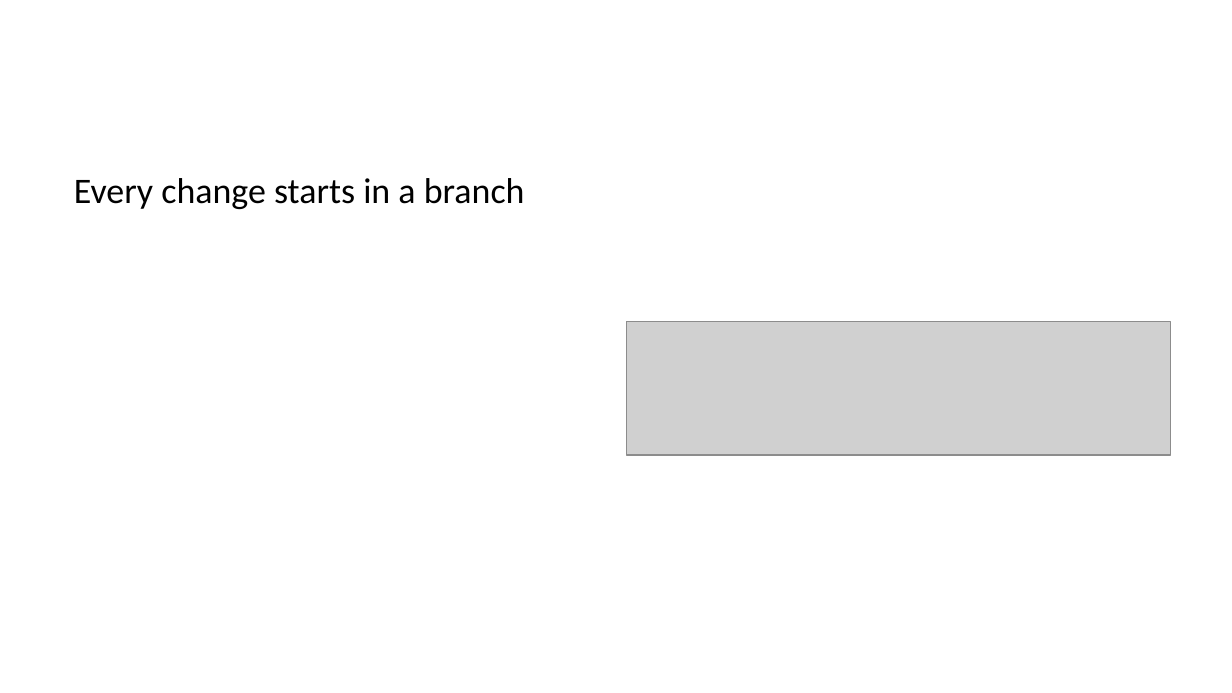
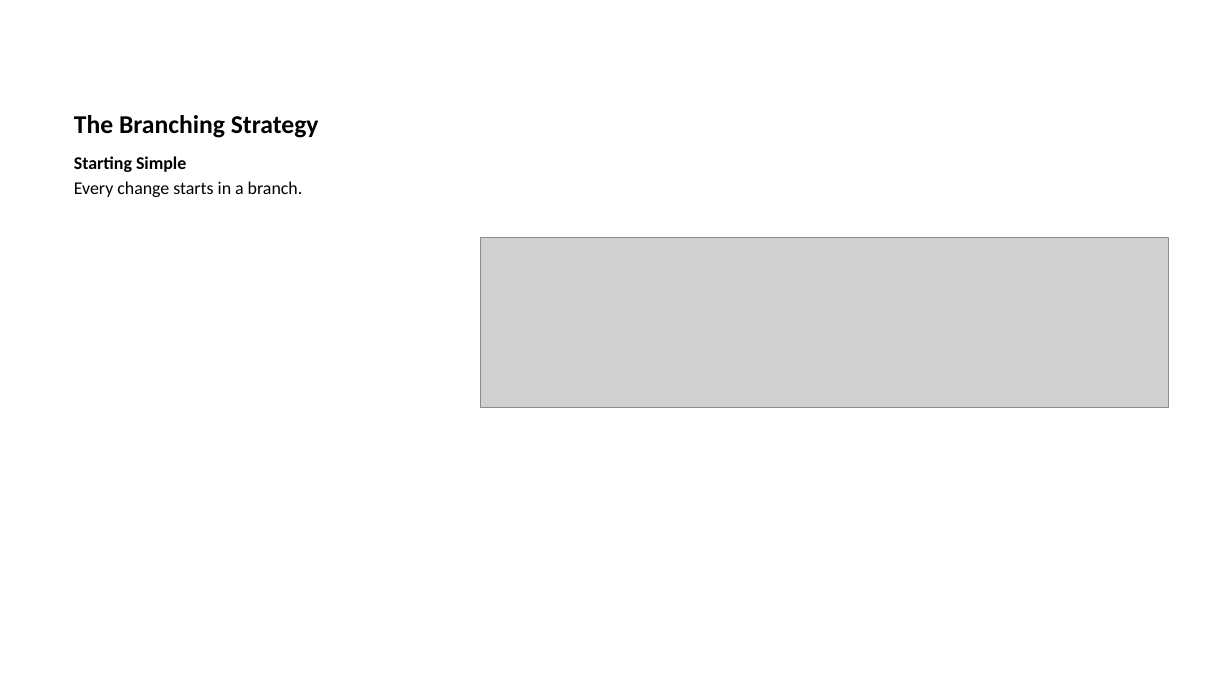
Before and after one commit to ijmitch/ukgse-2024-devops-git, a slide deck: slide 4 of docs/p1.pptx (slide 5 before the commit). Drawn at 1232x693 pixels with LibreOffice and Linux fonts; fonts in the diff are those of the drawing; grey boxes stand for pictures. Boxes give left, top, right and bottom in pixels: in the first picture for what was removed or moved away, otherwise in the second. Text is boxed around its words. In the diff, an @@ line names an element or a change of style, - is before the commit and + after.

```diff
--- a/docs/p1.pptx
+++ b/docs/p1.pptx
@@ title added at (74,115,319,138), 15 pt, text #000000, bold @@
+The Branching Strategy
@@ text at (74,156,303,197): text changed; size 21 to 10.5 pt @@
-Every change starts in a branch
+Starting Simple
+Every change starts in a branch.
@@ picture: place and size @@
-picture at (626,322,1170,455)
+picture at (480,238,1168,408)
```
Also in this commit, not shown: 2 other slides changed, 1 slide added, 3 slides removed, 5 other files.
